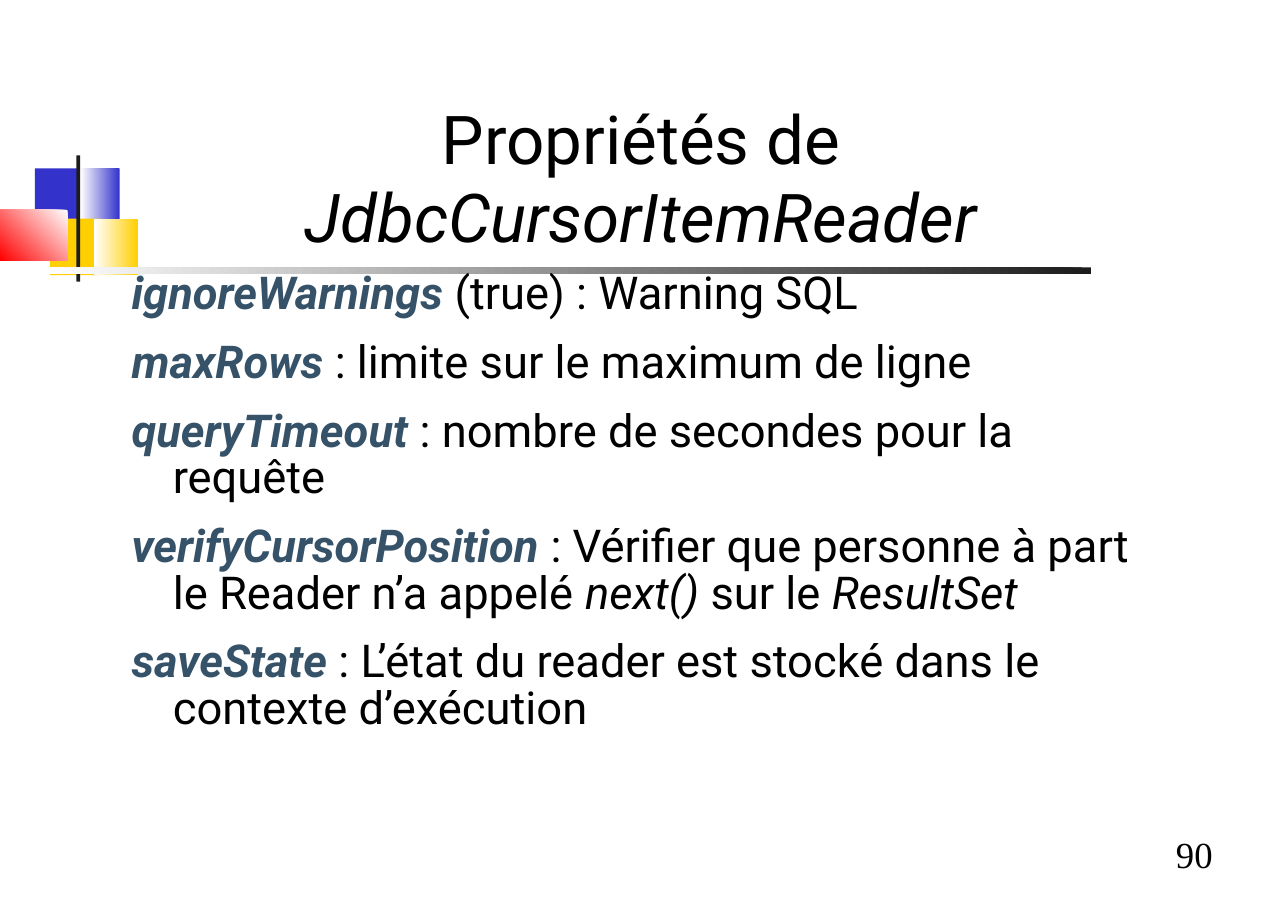
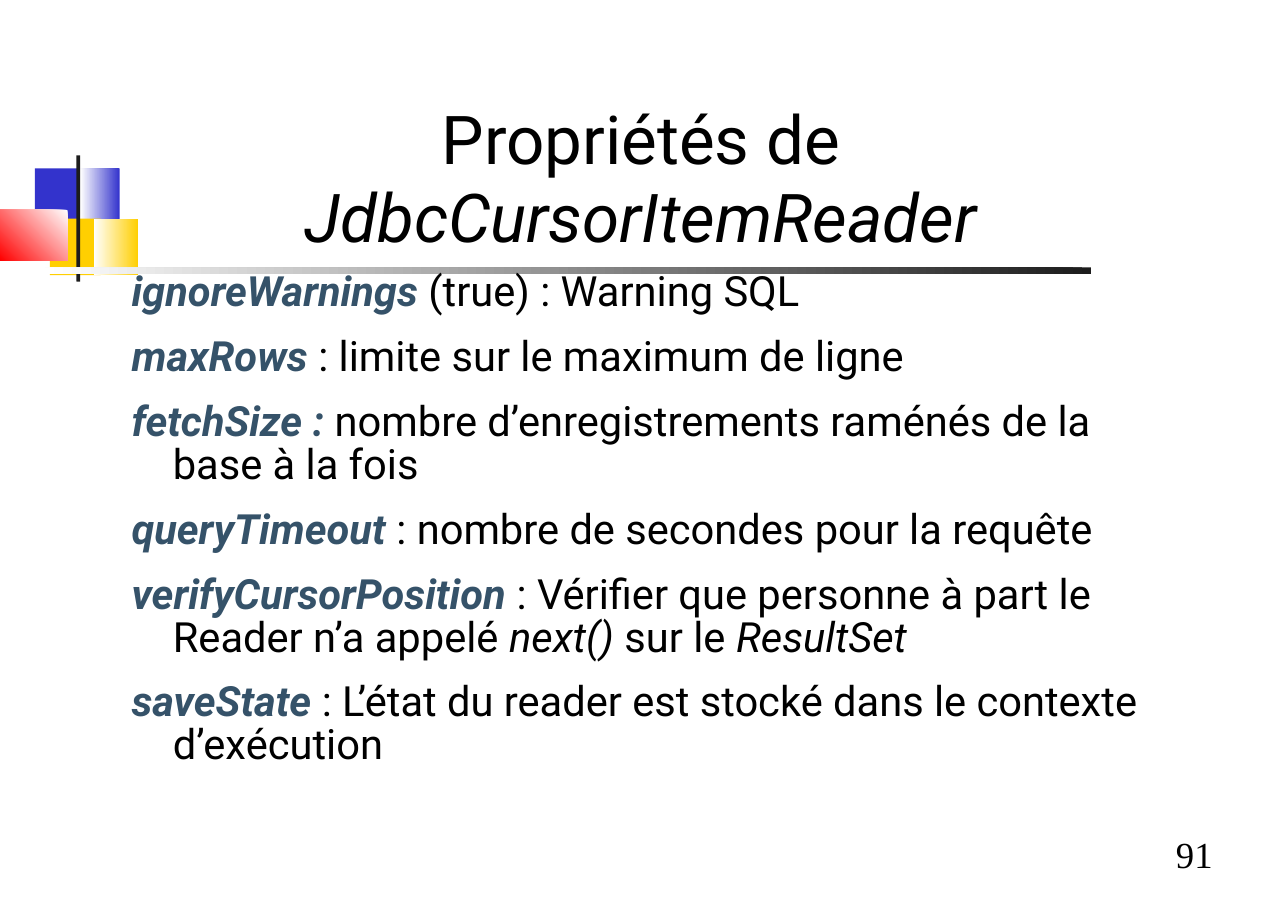
Before and after one commit to dthibau/springbatch, a slide deck: slide 91 of SpringBatch.odp (slide 90 before the commit). Drawn at 1288x911 pixels with LibreOffice and Linux fonts; fonts in the diff are those of the drawing. Boxes give left, top, right and bottom in pixels: in the first picture for what was removed or moved away, otherwise in the second. Text is boxed around its words. In the diff, an @@ line names an element or a change of style, - is before the commit and + after.

```diff
--- a/SpringBatch.odp
+++ b/SpringBatch.odp
@@ text at <box>132,268,1138,760</box>: size 29.6 to 27.2 pt in "ignoreWarnings (true) : Warning SQL", "maxRows : limite sur le maximum de ...", "queryTimeout : nombre de secondes pour la ...", "verifyCursorPosition : Vérifier que personne à part ..." and 1 more places @@
@@ text at <box>132,404,1091,480</box>: paragraph added @@
+fetchSize : nombre d’enregistrements raménés de la base à la fois
@@ page number at <box>1176,843,1213,869</box>: text changed @@
-90
+91
```
Also in this commit, not shown: 5 other slides changed, 1 slide added, 3 other files.
